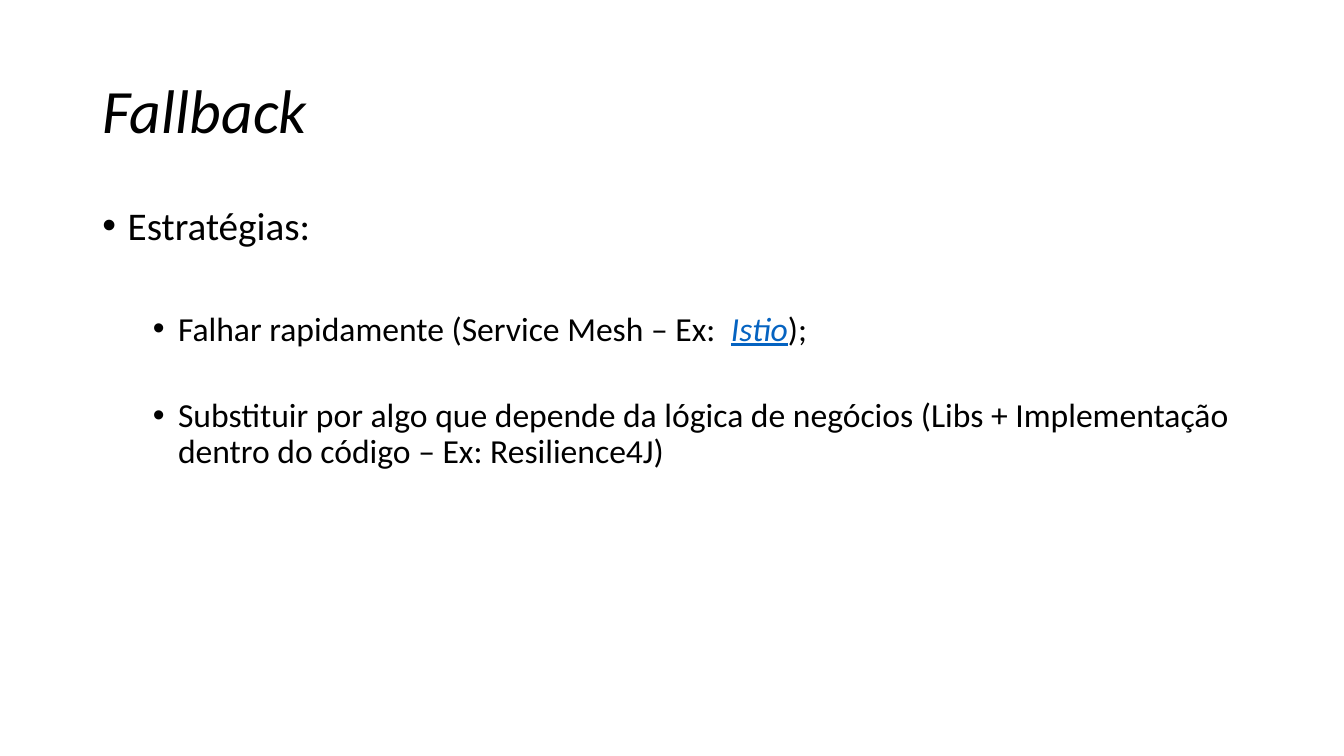
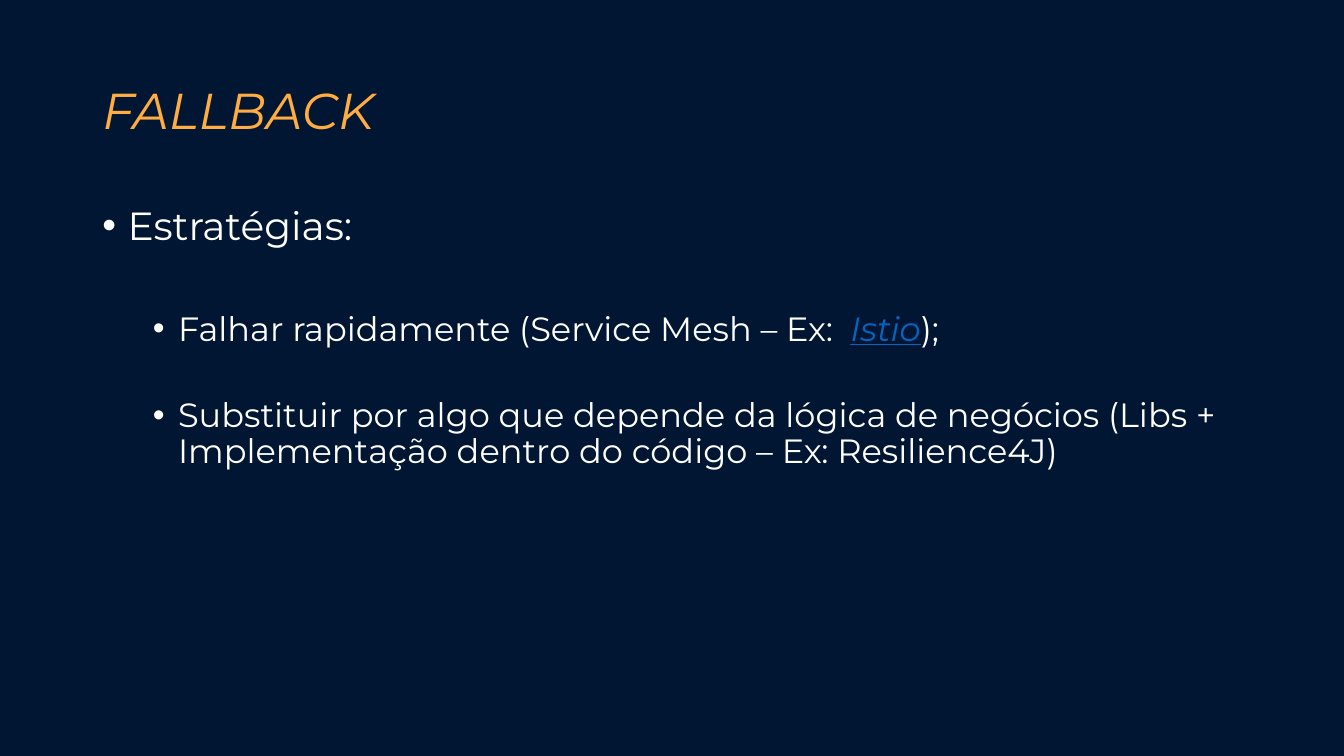
Before and after one commit to renan-meireles/circuitbreaker-sample, a slide deck: slide 10 of circuit breaker.pptx. Drawn at 1344x756 pixels with LibreOffice and Linux fonts; fonts in the diff are those of the drawing. Boxes give left, top, right and bottom in pixels: in the first picture for what was removed or moved away, otherwise in the second. Text is boxed around its words. In the diff, an @@ line names an element or a change of style, - is before the commit and + after.

```diff
--- a/circuit breaker.pptx
+++ b/circuit breaker.pptx
@@ background #FFFFFF to #001633 @@
@@ title at [102, 93, 373, 130]: text changed; size 44 to 36 pt; font Calibri to Montserrat; text colour #000000 to #FFAC40 @@
-Fallback
+FALLBACK
@@ text "Estratégias:" at [128, 211, 1187, 471]: font Calibri to Montserrat, text colour #000000 to #FFFFFF @@
```
Also in this commit, not shown: 11 other slides changed, 1 slide added.
